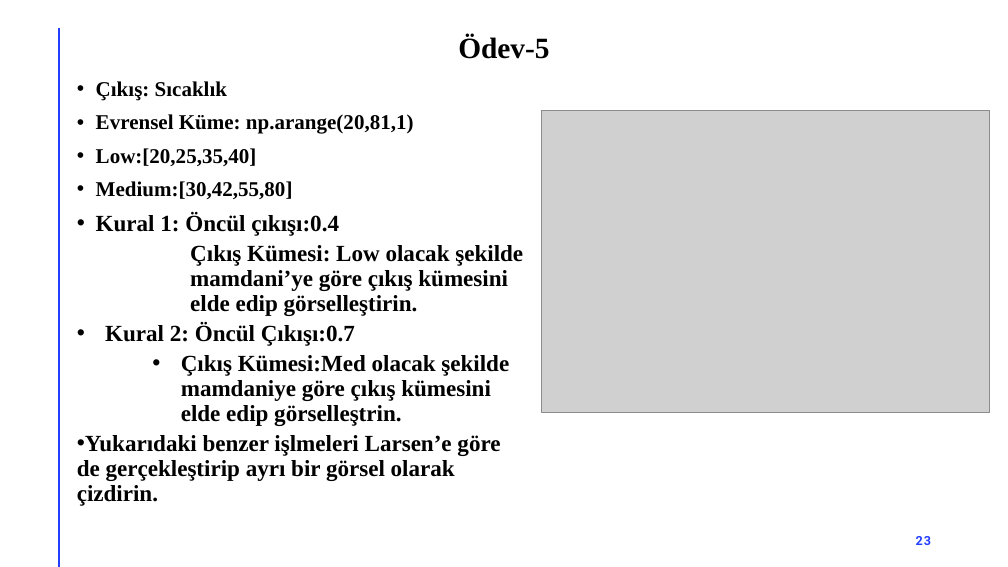
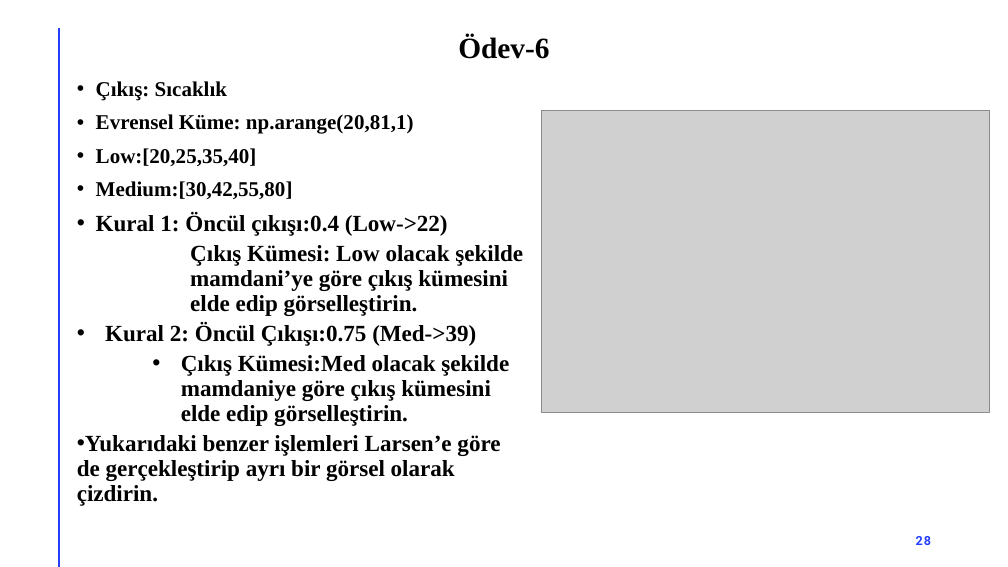
Before and after one commit to akaraci/Bulanik_Mantik, a slide deck: slide 28 of Hafta-4.pptx (slide 23 before the commit). Drawn at 1008x567 pixels with LibreOffice and Linux fonts; fonts in the diff are those of the drawing; grey boxes stand for pictures. Boxes give left, top, right and bottom in pixels: in the first picture for what was removed or moved away, otherwise in the second. Text is boxed around its words. In the diff, an @@ line names an element or a change of style, - is before the commit and + after.

```diff
--- a/Hafta-4.pptx
+++ b/Hafta-4.pptx
@@ title at [458,35,549,59]: text changed @@
-  Ödev-5
+  Ödev-6
@@ text at [96,213,448,236]: text changed @@
-• Kural 1: Öncül çıkışı:0.4
+• Kural 1: Öncül çıkışı:0.4 (Low->22)
@@ text at [77,323,509,506]: text changed @@
-      • Kural 2: Öncül Çıkışı:0.7
-          • Çıkış Kümesi:Med olacak şekilde mamdaniye göre çıkış kümesini elde edip görselleştrin.
-          • Yukarıdaki benzer işlmeleri Larsen’e göre de gerçekleştirip ayrı bir görsel olarak çizdirin.
+      • Kural 2: Öncül Çıkışı:0.75 (Med->39)
+          • Çıkış Kümesi:Med olacak şekilde mamdaniye göre çıkış kümesini elde edip görselleştirin.
+          • Yukarıdaki benzer işlemleri Larsen’e göre de gerçekleştirip ayrı bir görsel olarak çizdirin.
```
Also in this commit, not shown: 1 slide removed.
